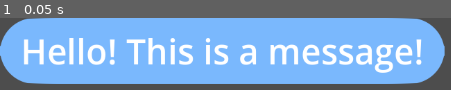
Above: before the commit, frame 1.
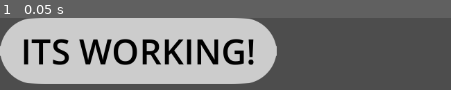
Above: after the commit, the same moment.

Repository: SidewalkSnailGames/thought-bubble
Game: Godot game, scene res://scenes/messageplatform.tscn
Two runs of this game, one before a commit and one after it. Both use one fixed random seed, a clock stepped at 60 frames per second and the inputs below. This scene is started directly instead of the project's main scene.
Inputs:
- Up to frame 1 (0.05 s): no input

The runs differ from the first frame. In frame 1, 87% of the frame differs, in the area x 0-99%, y 0-92%.

Commit message:
Edit message from editor

Diff:
--- a/scenes/messageplatform.tscn
+++ b/scenes/messageplatform.tscn
@@ -6,13 +6,15 @@
 [sub_resource type="RectangleShape2D" id="RectangleShape2D_7ilwh"]
 size = Vector2(189, 332)
 
-[node name="messageplatform" type="MarginContainer" node_paths=PackedStringArray("msgText")]
-offset_right = 641.0
+[node name="messageplatform" type="MarginContainer"]
+offset_right = 399.0
 offset_bottom = 95.0
 script = ExtResource("1_tkeb6")
-msgText = NodePath("MarginContainer/Label")
+msgText = "ITS WORKING!"
+msgType = 1
 
 [node name="msgBox" type="NinePatchRect" parent="."]
+modulate = Color(0.8, 0.8, 0.8, 1)
 layout_mode = 2
 texture = ExtResource("2_0ckfn")
 region_rect = Rect2(0, 0, 200, 200)
@@ -32,7 +34,7 @@
 layout_mode = 2
 theme_override_colors/font_color = Color(0, 0, 0, 1)
 theme_override_font_sizes/font_size = 50
-text = "Hello! This is a message!"
+text = "ITS WORKING!"
 vertical_alignment = 1
 
 [node name="StaticBody2D" type="StaticBody2D" parent="."]
--- a/scripts/messageplatform.gd
+++ b/scripts/messageplatform.gd
@@ -1,3 +1,4 @@
+@tool
 extends MarginContainer
 
 enum Type {
@@ -5,11 +6,29 @@
 	GRAY,
 	GREEN,
 }
+
+#hash map for color values
+var color_map = {
+	Type.BLUE: [Color(0.48, 0.72, 0.99), Color(1, 1, 1)],
+	Type.GRAY: [Color(0.8, 0.8, 0.8), Color(0, 0, 0)],
+	Type.GREEN: [Color(0.0, 1, 0.0), Color(1, 1, 1)],
+}
+
 var msg
-@export var msgText : Label
+var msgLabel
+@export var msgText : String = "Hello! This is a message!"
 @export var msgType : Type
 
 func _ready():
+	#Declare variables
 	msg = $msgBox
-	msg.modulate = Color (0.48, 0.72, 0.99)
-	msgText.add_theme_color_override("font_color", Color(1, 1, 1))
+	msgLabel = $MarginContainer/Label
+
+	#Box color
+	msg.modulate = color_map[msgType][0]
+
+	#Text color
+	msgLabel.add_theme_color_override("font_color", color_map[msgType][1])
+
+func _process(delta):
+	msgLabel.text = msgText
